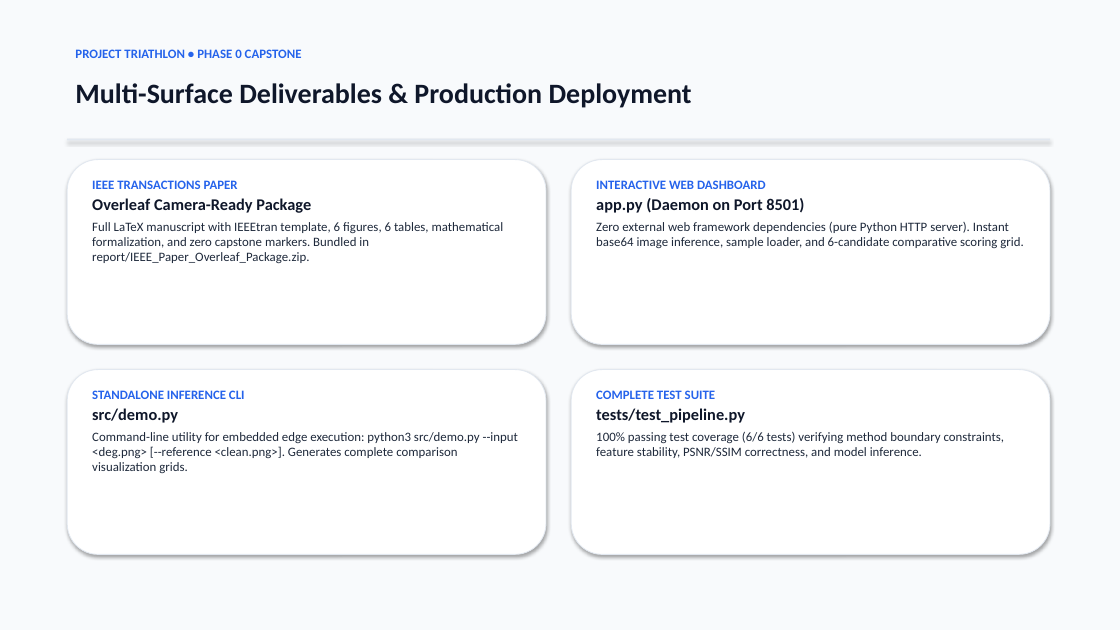
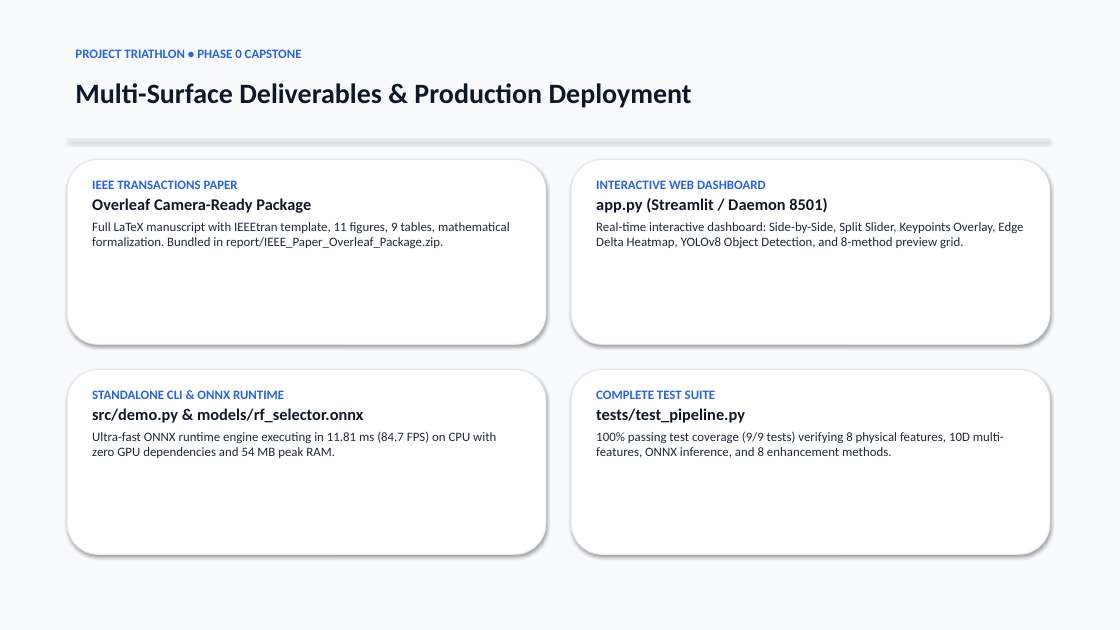
Before and after one commit to Suyashusesgit/Aiml_Sem5, a slide deck: slide 14 of report/Project_Triathlon_Executive_Presentation.pptx (slide 11 before the commit). Drawn at 1120x630 pixels with LibreOffice and Linux fonts; fonts in the diff are those of the drawing. Boxes give left, top, right and bottom in pixels: in the first picture for what was removed or moved away, otherwise in the second. Text is boxed around its words. In the diff, an @@ line names an element or a change of style, - is before the commit and + after.

Commit message:
feat: complete Step 1 defense deck/docs, Step 2 web app YOLOv8/portfolio, and Step 3 final release package

```diff
--- a/report/Project_Triathlon_Executive_Presentation.pptx
+++ b/report/Project_Triathlon_Executive_Presentation.pptx
@@ text at <box>596,198,1023,248</box>: text changed @@
-app.py (Daemon on Port 8501)
-Zero external web framework dependencies (pure Python HTTP server). Instant base64 image inference, sample loader, and 6-candidate comparative scoring grid.
+app.py (Streamlit / Daemon 8501)
+Real-time interactive dashboard: Side-by-Side, Split Slider, Keypoints Overlay, Edge Delta Heatmap, YOLOv8 Object Detection, and 8-method preview grid.
@@ text at <box>92,222,510,248</box>: text changed @@
-Full LaTeX manuscript with IEEEtran template, 6 figures, 6 tables, mathematical formalization, and zero capstone markers. Bundled in report/IEEE_Paper_Overleaf_Package.zip.
+Full LaTeX manuscript with IEEEtran template, 11 figures, 9 tables, mathematical formalization. Bundled in report/IEEE_Paper_Overleaf_Package.zip.
@@ text at <box>92,390,496,458</box>: text changed @@
-STANDALONE INFERENCE CLI
-src/demo.py
-Command-line utility for embedded edge execution: python3 src/demo.py --input <deg.png> [--reference <clean.png>]. Generates complete comparison visualization grids.
+STANDALONE CLI & ONNX RUNTIME
+src/demo.py & models/rf_selector.onnx
+Ultra-fast ONNX runtime engine executing in 11.81 ms (84.7 FPS) on CPU with zero GPU dependencies and 54 MB peak RAM.
@@ text at <box>596,432,1004,458</box>: text changed @@
-100% passing test coverage (6/6 tests) verifying method boundary constraints, feature stability, PSNR/SSIM correctness, and model inference.
+100% passing test coverage (9/9 tests) verifying 8 physical features, 10D multi-features, ONNX inference, and 8 enhancement methods.
```
Also in this commit, not shown: 1 other slide changed, 3 slides added, 9 other files.
